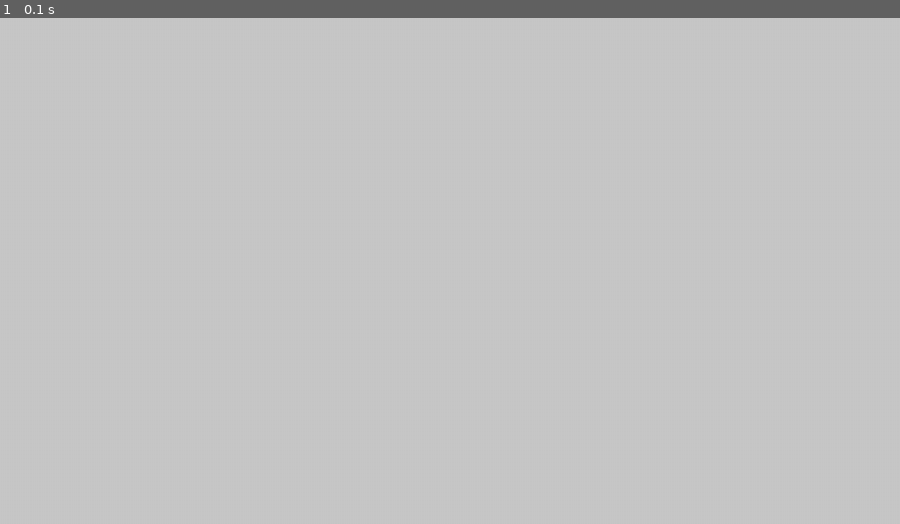
Above: before the commit, frame 1.
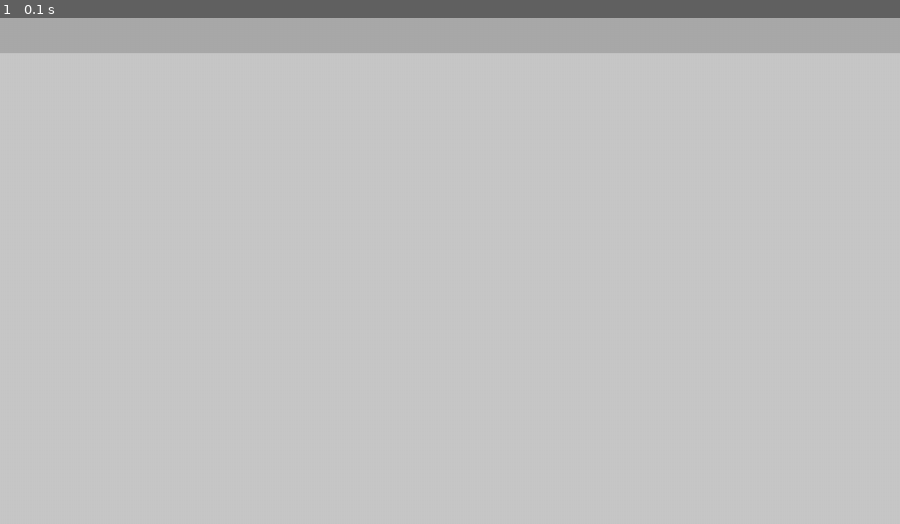
Above: after the commit, the same moment.

Repository: ExtraMobs/PyScratch
Game: pygame game, started from main.py
Two runs of this game, one before a commit and one after it. Both use one fixed random seed, a clock stepped at 60 frames per second and the inputs below.
Inputs:
- Up to frame 1 (0.1 s): no input

The runs differ from the first frame. In frame 1, 6.9% of the frame differs, in the area x 0-100%, y 0-7%.

Commit message:
'TreeNode' recursivo part 1

Diff:
--- a/gameengine/resources/fonts.py
+++ b/gameengine/resources/fonts.py
@@ -3,12 +3,12 @@
 
 import pygame
 
-from .files import get as get_file
+from .files import get as __get_file
 
 
 def load_from_file(size: int, path: str) -> pygame.Font:
     return pygame.Font(abspath(path), size)
 
 
-def get_from_file_buffer(name: Any, size: int) -> pygame.Font:
-    return pygame.Font(get_file(name), int(size))
+def get_from_file_buffer(size: int, name: Any) -> pygame.Font:
+    return pygame.Font(__get_file(name), int(size))
--- /dev/null
+++ b/menubar.py
@@ -0,0 +1,59 @@
+from gameengine import resources
+from gameengine.nodes.graphicnode import GraphicNode
+from gameengine.nodes.node import Node
+
+
+class TreeNode(GraphicNode):
+    def __init__(self):
+        super().__init__(resources.surface.new((1, 1)))
+
+
+class Option(TreeNode):
+    COLORS = {
+        "idle": (150, 150, 150),
+        "selected": (100, 100, 100),
+    }
+
+    DEFAULT_WIDTH = 200
+    PADING = 10
+
+    def __init__(self, data_to_display=None):
+        super().__init__()
+        self.data = data_to_display
+
+        self.prepare_surface()
+
+    def prepare_surface(self):
+        font = resources.fonts.get_from_file_buffer(20, "MonoFonto")
+        print(font)
+        # self.surface =
+
+
+class Tree(Node):
+    def __init__(self, nested_tree: dict) -> None:
+        super().__init__()
+        self.set_children_from_nested_tree(nested_tree)
+
+    def set_children_from_nested_tree(self, nested_tree: dict, option=None):
+        for key, value in nested_tree.items():
+            new_option = Option(key)
+            if option is None:
+                self.add_children(new_option)
+            else:
+                option.add_children(new_option)
+
+
+class MenuBar(GraphicNode):
+    OPTION_HEIGHT = 50
+    COLOR = (170, 170, 170)
+
+    def __init__(self):
+        width = self.program.window.width
+
+        super().__init__(resources.surface.new((width, self.OPTION_HEIGHT)))
+
+        self.surface.fill(self.COLOR)
+
+        self.add_children(
+            Tree({"a1": {"b1": [], "b2": []}, "a2": {"b1": [], "b2": []}})
+        )
--- a/scenes/mainscene.py
+++ b/scenes/mainscene.py
@@ -1,7 +1,9 @@
 from gameengine.nodes.scene import Scene
+from menubar import MenuBar
 
 
 class MainScene(Scene):
     def __init__(self) -> None:
-        super().__init__()
         self.bg = (200, 200, 200)
+
+        super().__init__(MenuBar())
